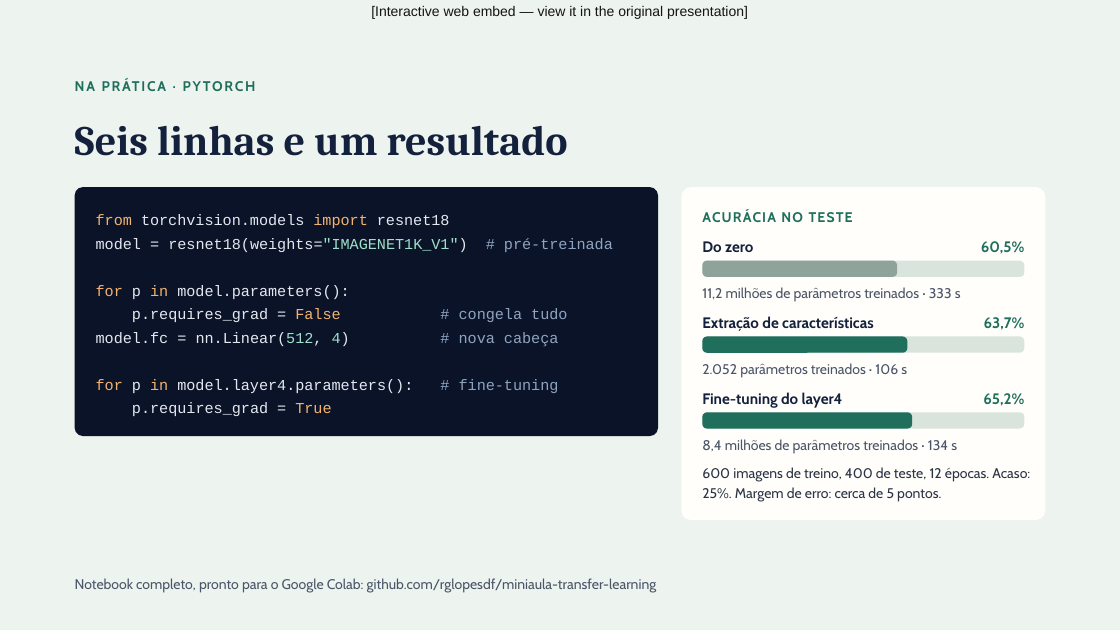
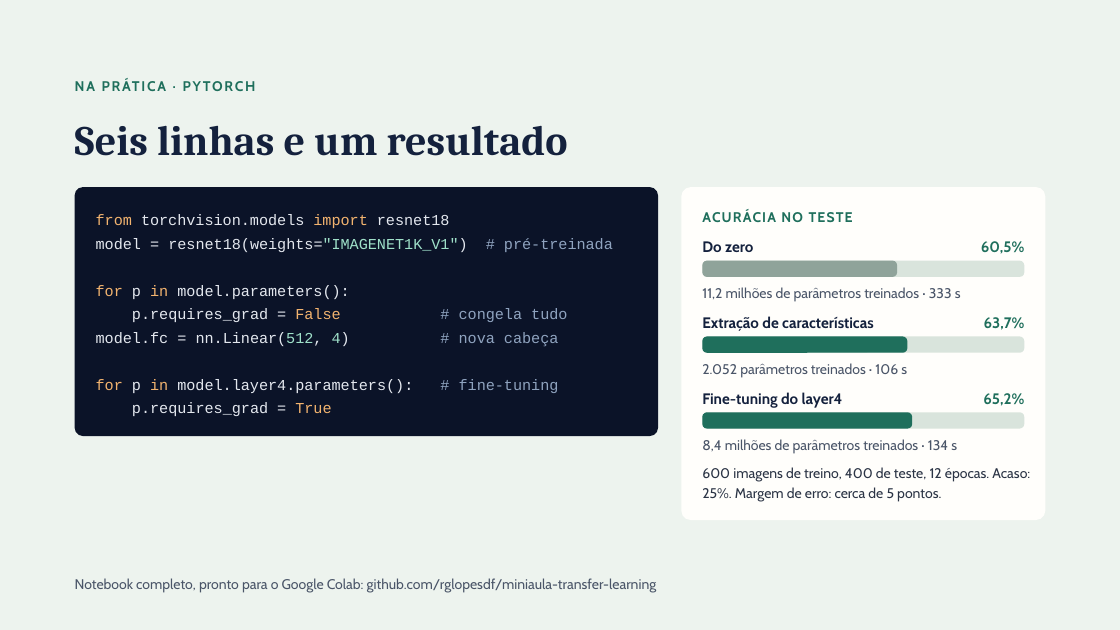
Before and after one commit to rglopesdf/miniaula-transfer-learning, a slide deck: slide 7 of slides/slides_transfer_learning_lavouras.pptx. Drawn at 1120x630 pixels with LibreOffice and Linux fonts; fonts in the diff are those of the drawing; background and template pictures are left out. Boxes give left, top, right and bottom in pixels: in the first picture for what was removed or moved away, otherwise in the second. Text is boxed around its words. In the diff, an @@ line names an element or a change of style, - is before the commit and + after.

```diff
--- a/slides/slides_transfer_learning_lavouras.pptx
+++ b/slides/slides_transfer_learning_lavouras.pptx
@@ text removed at <box>371,6,748,19</box> @@
-[Interactive web embed — view it in the original presentation]
```
Also in this commit, not shown: 4 other slides changed, 1 other file.
